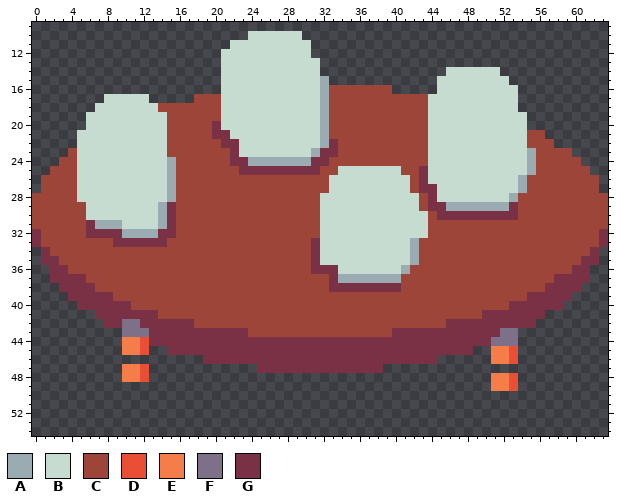
A pixel-art sprite gets an edit: client/res/gfx/the_nest.png. Above: the version before the commit.
The file is 64x64 pixels. Shown: x 0..63, y 9..54.
Palette (. is transparent): A #9babb2  B #c7dcd0  C #9e4539  D #ea4f36  E #f57d4a  F #7f708a  G #7a3045
Pixels before (only the part around the change), first column x 25:
39 CCCCCCCCCCCCCCCCC
40 CCCCCCCCCCCCCCCCC
41 CCCCCCCCCCCCCCCCC
42 CCCCCCCCCCCCCCCCC
43 CCCCCCCCCCCCCCCGG
44 GGGGGGGGGGGGGGGGG
45 GGGGGGGGGGGGGGGGG
46 GGGGGGGGGGGGGGGGG
47 GGGGGGGGGGGGGG...
48 .................
49 .................
50 .................
51 .................
52 .................
53 .................
54 .................
New version:
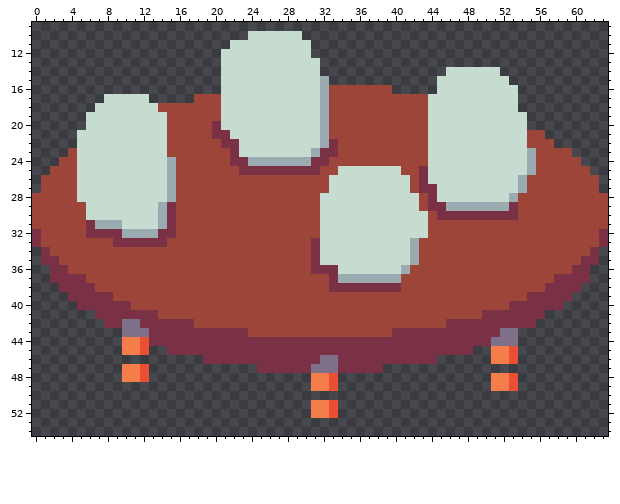
Difference:
{"y":46,"x":32,"old":"GG","new":"FF"}
{"y":47,"x":31,"old":"GGG","new":"FFF"}
{"y":48,"x":31,"old":"...","new":"EED"}
{"y":49,"x":31,"old":"...","new":"EED"}
{"y":51,"x":31,"old":"...","new":"EED"}
{"y":52,"x":31,"old":"...","new":"EED"}
{"label":"changed","picture_box":[311,355,338,418]}
